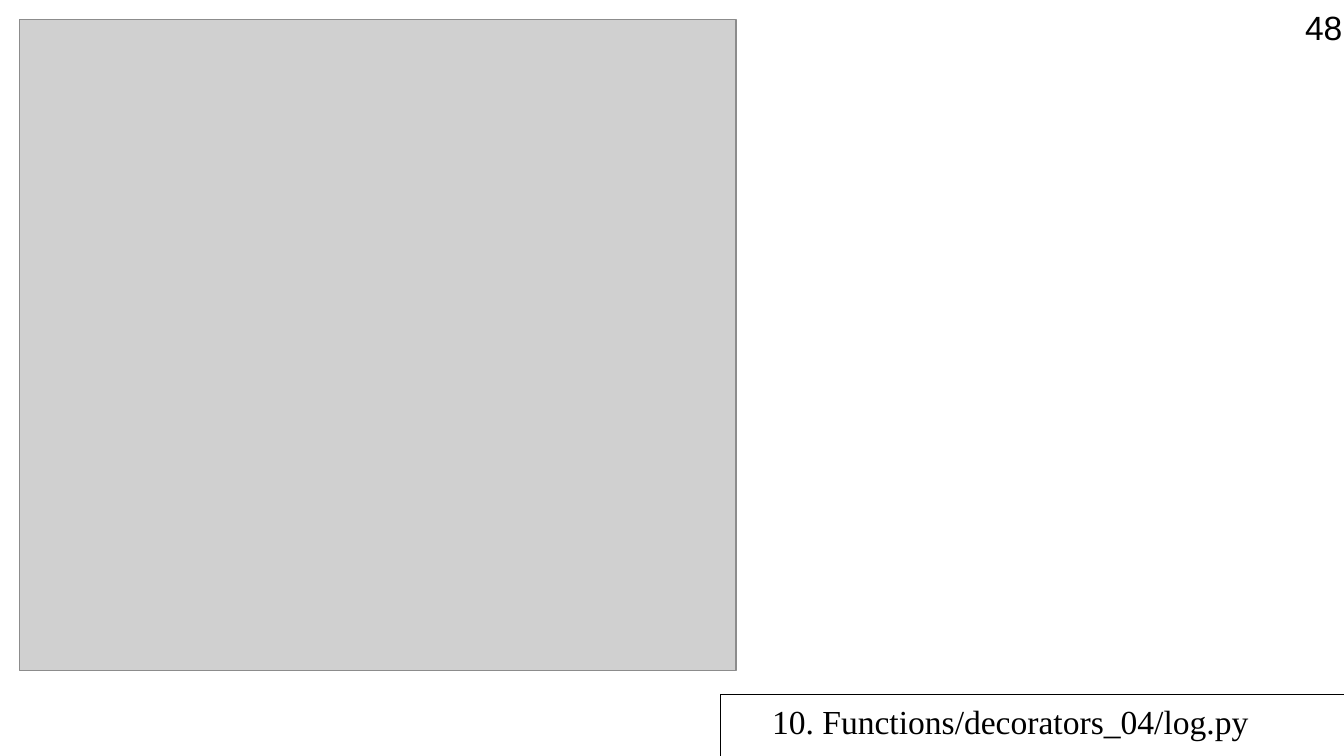
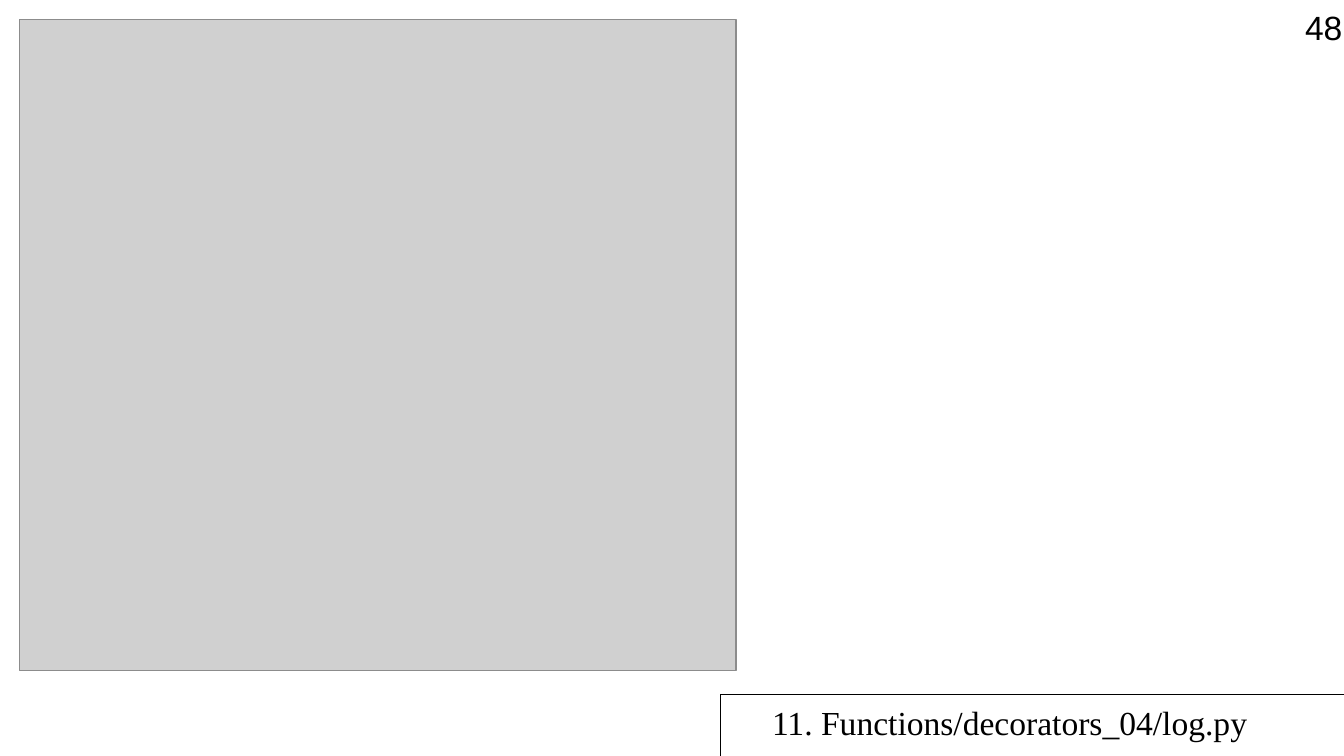
Before and after one commit to Jenyay/python-lectures, a slide deck: slide 48 of presentations/11. Functions.odp. Drawn at 1344x756 pixels with LibreOffice and Linux fonts; fonts in the diff are those of the drawing; grey boxes stand for pictures. Boxes give left, top, right and bottom in pixels: in the first picture for what was removed or moved away, otherwise in the second. Text is boxed around its words. In the diff, an @@ line names an element or a change of style, - is before the commit and + after.

```diff
--- a/presentations/11. Functions.odp
+++ b/presentations/11. Functions.odp
@@ text at (772,711,1247,741): text changed @@
-10. Functions/decorators_04/log.py
+11. Functions/decorators_04/log.py
```
Also in this commit, not shown: 9 other slides changed, 1 other file.
